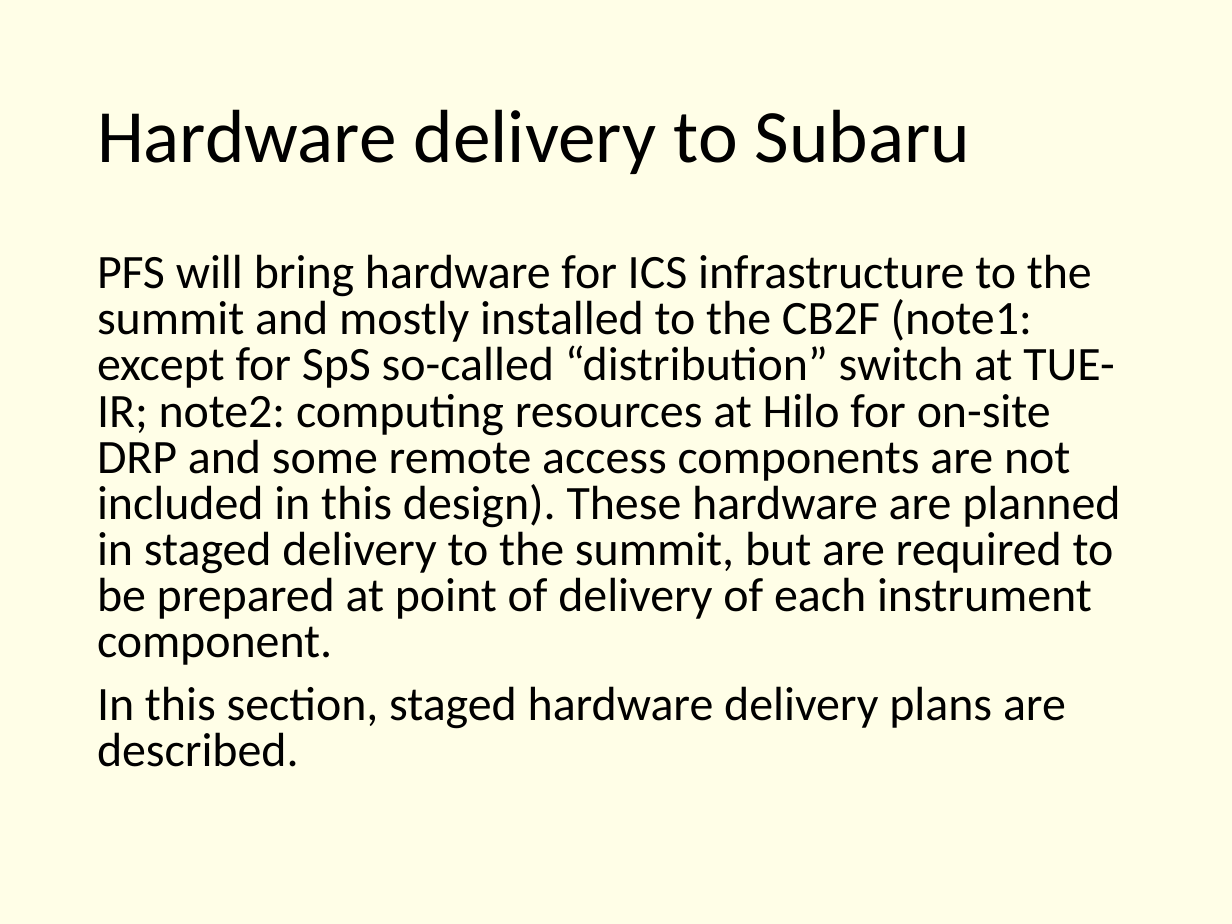
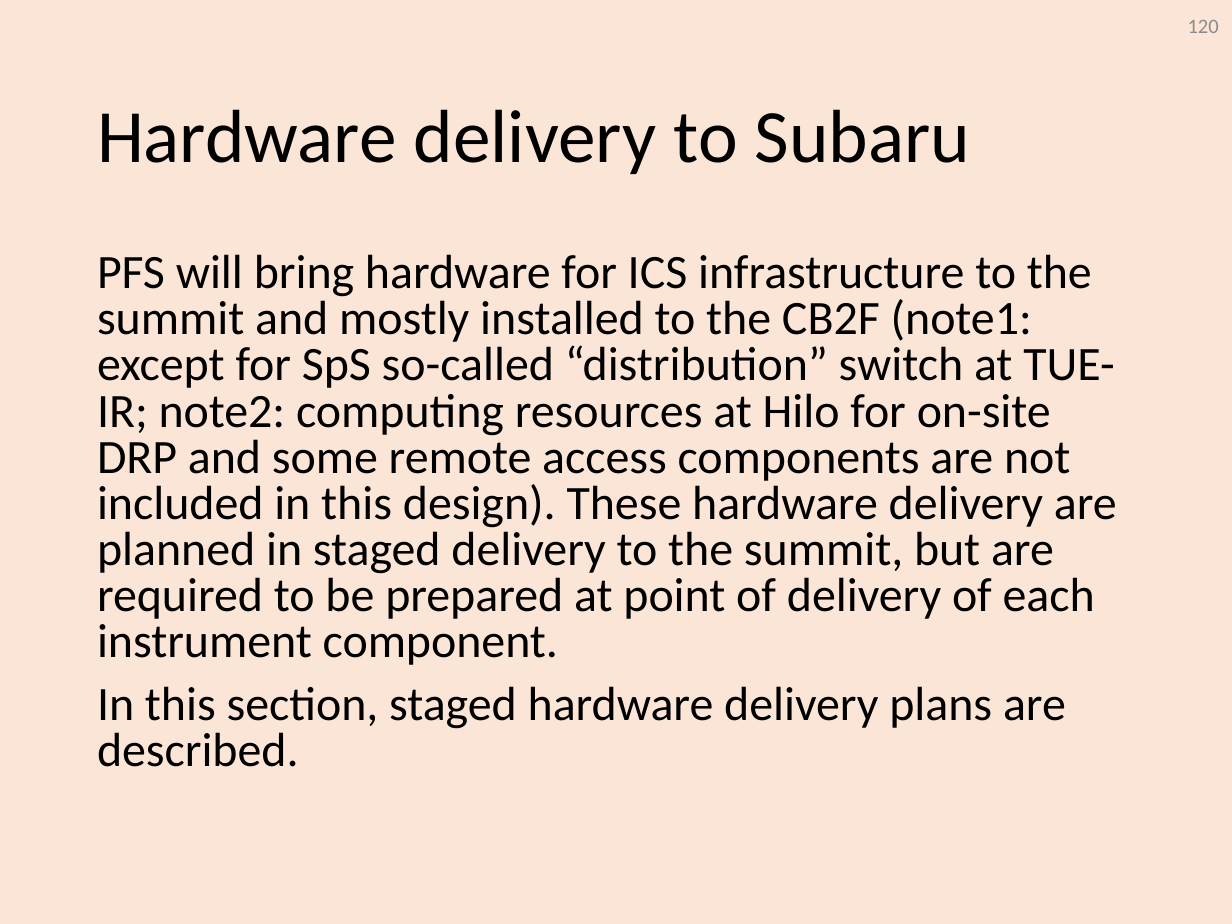
Before and after one commit to Subaru-PFS/ics_doc, a slide deck: slide 120 of SSN-00029.pptx (slide 97 before the commit). Drawn at 1232x924 pixels with LibreOffice and Linux fonts; fonts in the diff are those of the drawing. Boxes give left, top, right and bottom in pixels: in the first picture for what was removed or moved away, otherwise in the second. Text is boxed around its words. In the diff, an @@ line names an element or a change of style, - is before the commit and + after.

Commit message:
* Reorganized sections * Added draft text to all review sections

```diff
--- a/SSN-00029.pptx
+++ b/SSN-00029.pptx
@@ background #FFFEE7 to #FBE5D6 @@
@@ page number added at (1188, 20, 1219, 33), 12 pt, text #8C8C8C @@
+120
@@ text at (97, 254, 1117, 665): text changed @@
-PFS will bring hardware for ICS infrastructure to the summit and mostly installed to the CB2F (note1: except for SpS so-called “distribution” switch at TUE-IR; note2: computing resources at Hilo for on-site DRP and some remote access components are not included in this design). These hardware are planned in staged delivery to the summit, but are required to be prepared at point of delivery of each instrument component.
+PFS will bring hardware for ICS infrastructure to the summit and mostly installed to the CB2F (note1: except for SpS so-called “distribution” switch at TUE-IR; note2: computing resources at Hilo for on-site DRP and some remote access components are not included in this design). These hardware delivery are planned in staged delivery to the summit, but are required to be prepared at point of delivery of each instrument component.
```
Also in this commit, not shown: 101 other slides changed, 28 slides added, 15 slides removed.
